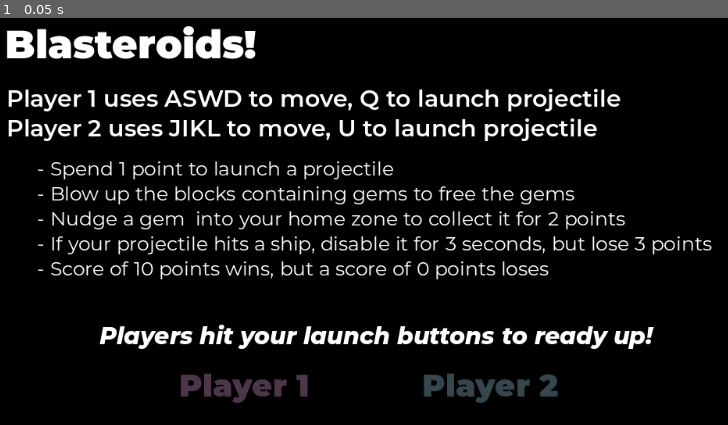
Above: before the commit, frame 1.
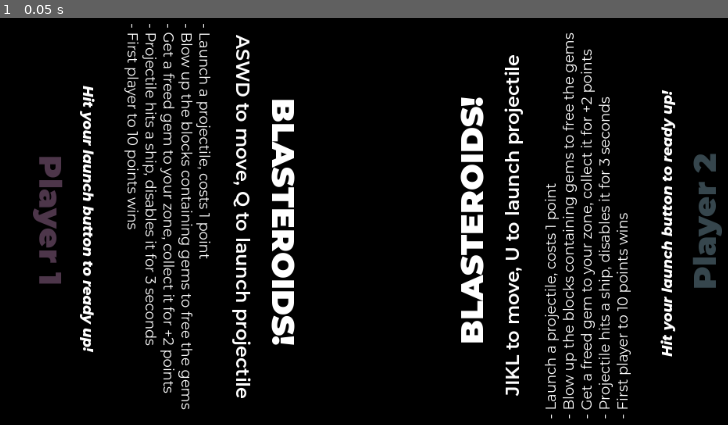
Above: after the commit, the same moment.

Repository: outrightmental/Blockbusters
Game: Godot game, scene res://scenes/main.tscn
The game is run twice, just before and just after one commit, with the same random seed, the same clock (stepped at 60 frames per second) and the same inputs.
Inputs:
- Up to frame 1 (0.05 s): no input

The runs differ from the first frame. In frame 1, 22% of the frame differs, in the area x 0-100%, y 1-99%.

Commit message:
Gameplay & Screen Layout Enhancement (#48)
Implements some of #39 Main Screen Design
- two sets of instructions on left/right side, facing each player
- play game screen modal text duplicated on left/right side, facing each player

Closes #45 Allow points to get to zero 
- allow points to get to zero before unable to launch
- no loss for zero points

Also, make player homes more visible

Diff:
--- a/global/config.gd
+++ b/global/config.gd
@@ -5,6 +5,10 @@
 									  1: [Color(1.0, 0.0, 0.894, 1.0), Color(0.733, 0.0, 0.655, 1.0)], # Pink
 									  2: [Color(0.0, 0.722, 1.0, 1.0), Color(0.0, 0.529, 0.733, 1.0)]   # Blue
 								  }
+const PLAYER_CONTROLS_TEXT: Dictionary = {
+											 1: "ASWD to move, Q to launch projectile",
+											 2: "JIKL to move, U to launch projectile",
+										 }
 # player ship threshold that's rotation only (strafe) before applying force
 const PLAYER_SHIP_STRAFE_THRESHOLD_MSEC: float = 500
 # player ship threshold of how long to wait between launching projectile explosives
@@ -14,15 +18,15 @@
 const PLAYER_SHIP_PROJECTILE_EXPLOSIVE_ACCELERATION: float     = 500.0
 const PLAYER_SHIP_PROJECTILE_EXPLOSIVE_MAX_VELOCITY: float     = 2000.0
 # player initial score
-const PLAYER_INITIAL_SCORE: int      = 5
+const PLAYER_INITIAL_SCORE: int      = 3
 const PLAYER_VICTORY_SCORE: int      = 10
-const PLAYER_COLLECT_GEM_VALUE: int  = 1
+const PLAYER_COLLECT_GEM_VALUE: int  = 2
 const PLAYER_DISABLE_SHIP_VALUE: int = 0
 # Formatting template for player input
 const player_input_mapping_format: Dictionary = {
-											 "left": "p%d_left",
-											 "right": "p%d_right",
-											 "up": "p%d_up",
-											 "down": "p%d_down",
-											 "action_a": "p%d_action_a",
-										 }
+													"left": "p%d_left",
+													"right": "p%d_right",
+													"up": "p%d_up",
+													"down": "p%d_down",
+													"action_a": "p%d_action_a",
+												}
--- a/global/game.gd
+++ b/global/game.gd
@@ -26,7 +26,7 @@
 # Check if the player can launch a projectile
 func player_can_launch_projectile(player_num: int) -> bool:
 	if score.has(player_num):
-		return score[player_num] > 1
+		return score[player_num] > 0
 	else:
 		print("No score found for player_num: ", player_num)
 		return false
--- a/models/player/home.gd
+++ b/models/player/home.gd
@@ -2,7 +2,7 @@
 extends Node2D
 
 # Constants
-const COLOR_ALPHA_RATIO: float = 0.3
+const COLOR_ALPHA_RATIO: float = 0.6
 
 
 # Player number to identify the home
--- a/models/player/ready.gd
+++ b/models/player/ready.gd
@@ -15,10 +15,12 @@
 
 
 
+
 # Called when the node enters the scene tree for the first time.
 func _ready() -> void:
 	_set_player_name()
 	_set_color()
+	_set_player_controls_text()
 	# Set up input mapping for player
 	for key in input_mapping.keys():
 		var action_name: String = Config.player_input_mapping_format[key] % player_num
@@ -30,16 +32,25 @@
 
 # Set the name of the player based on player_num
 func _set_player_name() -> void:
-	$Text.set_text("Player " + str(player_num))
+	$PlayerNameText.set_text("Player " + str(player_num))
 	pass
 
 
 # Set the colors of the ship based on player_num
 func _set_color() -> void:
 	if player_num in Config.PLAYER_COLORS:
-		$Text.set("theme_override_colors/default_color", Util.color_at_sv_ratio(Config.PLAYER_COLORS[player_num][0], READY_COLOR_SV_RATIO if is_ready else UNREADY_COLOR_SV_RATIO))
+		$PlayerNameText.set("theme_override_colors/default_color", Util.color_at_sv_ratio(Config.PLAYER_COLORS[player_num][0], READY_COLOR_SV_RATIO if is_ready else UNREADY_COLOR_SV_RATIO))
 	else:
 		print("No colors found for player_num: ", player_num)
+	pass
+
+
+# Set the controls text based on player_num
+func _set_player_controls_text() -> void:
+	if player_num in Config.PLAYER_CONTROLS_TEXT:
+		$PlayerControlsText.set_text(Config.PLAYER_CONTROLS_TEXT[player_num])
+	else:
+		print("No controls text found for player_num: ", player_num)
 	pass
 
 
--- a/models/player/ready.tscn
+++ b/models/player/ready.tscn
@@ -1,16 +1,62 @@
-[gd_scene load_steps=3 format=3 uid="uid://dvo0oiws54t1m"]
+[gd_scene load_steps=6 format=3 uid="uid://dvo0oiws54t1m"]
 
 [ext_resource type="Script" uid="uid://c2fge45tdrxy1" path="res://models/player/ready.gd" id="1_i5n61"]
 [ext_resource type="FontFile" uid="uid://dblvrdtyp1jsa" path="res://assets/fonts/Montserrat/static/Montserrat-Black.ttf" id="2_gkuhg"]
+[ext_resource type="FontFile" uid="uid://vcvw424a0cqr" path="res://assets/fonts/Montserrat/static/Montserrat-SemiBold.ttf" id="3_1pvfr"]
+[ext_resource type="FontFile" uid="uid://bm8bvpfu88aux" path="res://assets/fonts/Montserrat/static/Montserrat-Regular.ttf" id="4_vokxs"]
+[ext_resource type="FontFile" uid="uid://csk5t783aicvv" path="res://assets/fonts/Montserrat/static/Montserrat-ExtraBoldItalic.ttf" id="5_rgc1c"]
 
 [node name="Score" type="Node2D"]
 script = ExtResource("1_i5n61")
 
-[node name="Text" type="RichTextLabel" parent="."]
-offset_left = -145.0
-offset_top = -27.0
-offset_right = 145.0
-offset_bottom = 27.0
+[node name="GameTitleText" type="RichTextLabel" parent="."]
+offset_left = -213.0
+offset_top = -9.0
+offset_right = 212.0
+offset_bottom = 63.0
+theme_override_fonts/normal_font = ExtResource("2_gkuhg")
+theme_override_font_sizes/normal_font_size = 40
+text = "BLASTEROIDS!"
+horizontal_alignment = 1
+
+[node name="PlayerControlsText" type="RichTextLabel" parent="."]
+offset_left = -302.0
+offset_top = 52.0
+offset_right = 289.0
+offset_bottom = 103.0
+theme_override_fonts/normal_font = ExtResource("3_1pvfr")
+theme_override_font_sizes/normal_font_size = 24
+text = "ABCD to move, E to launch projectile"
+horizontal_alignment = 1
+
+[node name="InstructionsText" type="RichTextLabel" parent="."]
+offset_left = -255.0
+offset_top = 105.0
+offset_right = 359.0
+offset_bottom = 236.0
+theme_override_fonts/normal_font = ExtResource("4_vokxs")
+theme_override_font_sizes/normal_font_size = 18
+text = "- Launch a projectile, costs 1 point
+- Blow up the blocks containing gems to free the gems
+- Get a freed gem to your zone, collect it for +2 points
+- Projectile hits a ship, disables it for 3 seconds
+- First player to 10 points wins"
+
+[node name="ReadyText" type="RichTextLabel" parent="."]
+offset_left = -351.0
+offset_top = 254.0
+offset_right = 342.0
+offset_bottom = 299.0
+theme_override_fonts/normal_font = ExtResource("5_rgc1c")
+theme_override_font_sizes/normal_font_size = 18
+text = "Hit your launch button to ready up!"
+horizontal_alignment = 1
+
+[node name="PlayerNameText" type="RichTextLabel" parent="."]
+offset_left = -147.0
+offset_top = 287.0
+offset_right = 143.0
+offset_bottom = 341.0
 theme_override_colors/default_color = Color(1, 1, 1, 1)
 theme_override_fonts/normal_font = ExtResource("2_gkuhg")
 theme_override_font_sizes/normal_font_size = 40
--- a/scenes/main.tscn
+++ b/scenes/main.tscn
@@ -1,11 +1,7 @@
-[gd_scene load_steps=7 format=3 uid="uid://cmijftuchxf62"]
+[gd_scene load_steps=3 format=3 uid="uid://cmijftuchxf62"]
 
 [ext_resource type="Script" uid="uid://cnw80skrxjv77" path="res://scenes/main.gd" id="1_0pxjd"]
-[ext_resource type="FontFile" uid="uid://dblvrdtyp1jsa" path="res://assets/fonts/Montserrat/static/Montserrat-Black.ttf" id="2_sugp2"]
-[ext_resource type="FontFile" uid="uid://bm8bvpfu88aux" path="res://assets/fonts/Montserrat/static/Montserrat-Regular.ttf" id="3_jyhfs"]
-[ext_resource type="FontFile" uid="uid://vcvw424a0cqr" path="res://assets/fonts/Montserrat/static/Montserrat-SemiBold.ttf" id="3_tbgi4"]
 [ext_resource type="PackedScene" uid="uid://dvo0oiws54t1m" path="res://models/player/ready.tscn" id="4_jyhfs"]
-[ext_resource type="FontFile" uid="uid://csk5t783aicvv" path="res://assets/fonts/Montserrat/static/Montserrat-ExtraBoldItalic.ttf" id="4_tefeu"]
 
 [node name="Main" type="Node2D"]
 script = ExtResource("1_0pxjd")
@@ -16,52 +12,12 @@
 offset_bottom = 576.0
 color = Color(0, 0, 0, 1)
 
-[node name="RichTextLabel" type="RichTextLabel" parent="."]
-offset_left = 37.0
-offset_top = 32.0
-offset_right = 413.0
-offset_bottom = 104.0
-theme_override_fonts/normal_font = ExtResource("2_sugp2")
-theme_override_font_sizes/normal_font_size = 50
-text = "Blasteroids!"
-
-[node name="ControlsText" type="RichTextLabel" parent="."]
-offset_left = 39.0
-offset_top = 113.0
-offset_right = 998.0
-offset_bottom = 189.0
-theme_override_fonts/normal_font = ExtResource("3_tbgi4")
-theme_override_font_sizes/normal_font_size = 30
-text = "Player 1 uses ASWD to move, Q to launch projectile
-Player 2 uses JIKL to move, U to launch projectile"
-
-[node name="InstructionsText" type="RichTextLabel" parent="."]
-offset_left = 78.0
-offset_top = 206.0
-offset_right = 975.0
-offset_bottom = 372.0
-theme_override_fonts/normal_font = ExtResource("3_jyhfs")
-theme_override_font_sizes/normal_font_size = 25
-text = "- Spend 1 point to launch a projectile
-- Blow up the blocks containing gems to free the gems
-- Nudge a gem  into your home zone to collect it for 2 points
-- If your projectile hits a ship, disable it for 3 seconds, but lose 3 points
-- Score of 10 points wins, but a score of 0 points loses"
-
-[node name="ReadyText" type="RichTextLabel" parent="."]
-offset_left = 39.0
-offset_top = 417.0
-offset_right = 985.0
-offset_bottom = 463.0
-theme_override_fonts/normal_font = ExtResource("4_tefeu")
-theme_override_font_sizes/normal_font_size = 30
-text = "Players hit your launch buttons to ready up!"
-horizontal_alignment = 1
-
 [node name="ReadyPlayer1" parent="." instance=ExtResource("4_jyhfs")]
-position = Vector2(344, 500)
+position = Vector2(409, 291)
+rotation = 1.5708
 player_num = 1
 
 [node name="ReadyPlayer2" parent="." instance=ExtResource("4_jyhfs")]
-position = Vector2(658, 500)
+position = Vector2(619, 288)
+rotation = -1.5708
 player_num = 2
--- a/scenes/play_game.gd
+++ b/scenes/play_game.gd
@@ -82,8 +82,10 @@
 # Show the modal with the given text and color
 func _show_modal(text: String, color: Color) -> void:
 	$Modal.show()
-	$Modal/Text.text = text
-	$Modal/Text.set("theme_override_colors/default_color", color)
+	$Modal/Text1.text = text
+	$Modal/Text1.set("theme_override_colors/default_color", color)
+	$Modal/Text2.text = text
+	$Modal/Text2.set("theme_override_colors/default_color", color)
 	_pause_game()
 
 
@@ -103,10 +105,10 @@
 # fact going to win after that projectile explodes, so we need to also test that no projectiles are in play
 func _check_for_game_over() -> void:
 	await _delay(GAME_CHECK_OVER_DELAY)
-	if Game.score[2] == 0 or Game.score[1] == Config.PLAYER_VICTORY_SCORE:
+	if Game.score[1] == Config.PLAYER_VICTORY_SCORE:
 		_game_over(GameResult.PLAYER_1_WINS)
 		return
-	if Game.score[1] == 0 or Game.score[2] == Config.PLAYER_VICTORY_SCORE:
+	if Game.score[2] == Config.PLAYER_VICTORY_SCORE:
 		_game_over(GameResult.PLAYER_2_WINS)
 		return
 	if Game.score[1] == Config.PLAYER_VICTORY_SCORE and Game.score[2] == Config.PLAYER_VICTORY_SCORE:
--- a/scenes/play_game.tscn
+++ b/scenes/play_game.tscn
@@ -33,12 +33,26 @@
 shape = SubResource("RectangleShape2D_xet8o")
 
 [node name="Modal" type="Node2D" parent="."]
-visible = false
 z_index = 100
 
-[node name="Text" type="RichTextLabel" parent="Modal"]
-offset_right = 1024.0
-offset_bottom = 576.0
+[node name="Text1" type="RichTextLabel" parent="Modal"]
+offset_left = 512.0
+offset_right = 1088.0
+offset_bottom = 512.0
+rotation = 1.5708
+theme_override_colors/default_color = Color(1, 1, 1, 1)
+theme_override_fonts/normal_font = ExtResource("2_4xfa0")
+theme_override_font_sizes/normal_font_size = 40
+text = "Get Ready! "
+horizontal_alignment = 1
+vertical_alignment = 1
+
+[node name="Text2" type="RichTextLabel" parent="Modal"]
+offset_left = 512.0
+offset_top = 576.0
+offset_right = 1088.0
+offset_bottom = 1088.0
+rotation = -1.5708
 theme_override_colors/default_color = Color(1, 1, 1, 1)
 theme_override_fonts/normal_font = ExtResource("2_4xfa0")
 theme_override_font_sizes/normal_font_size = 40
